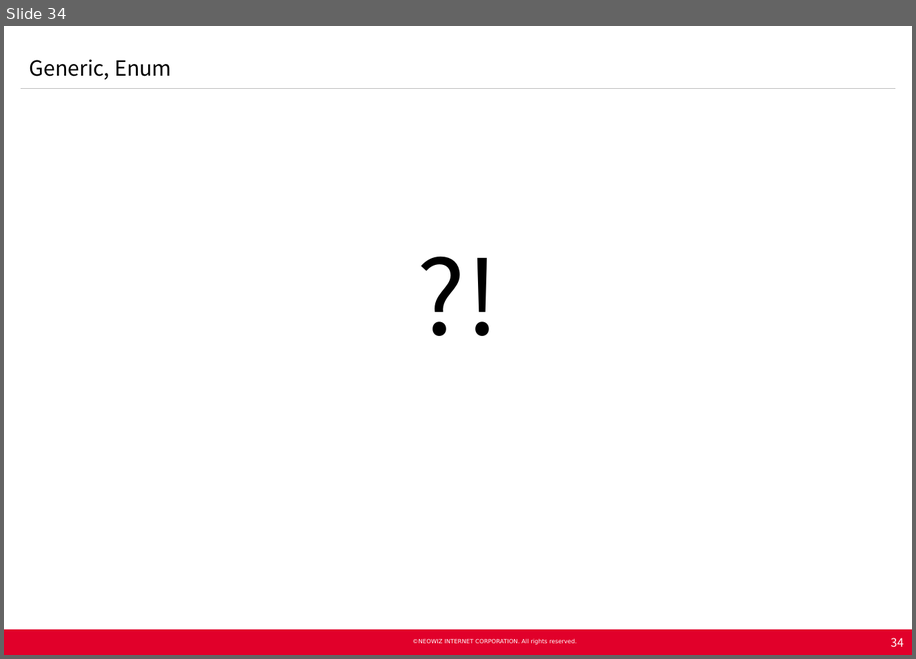
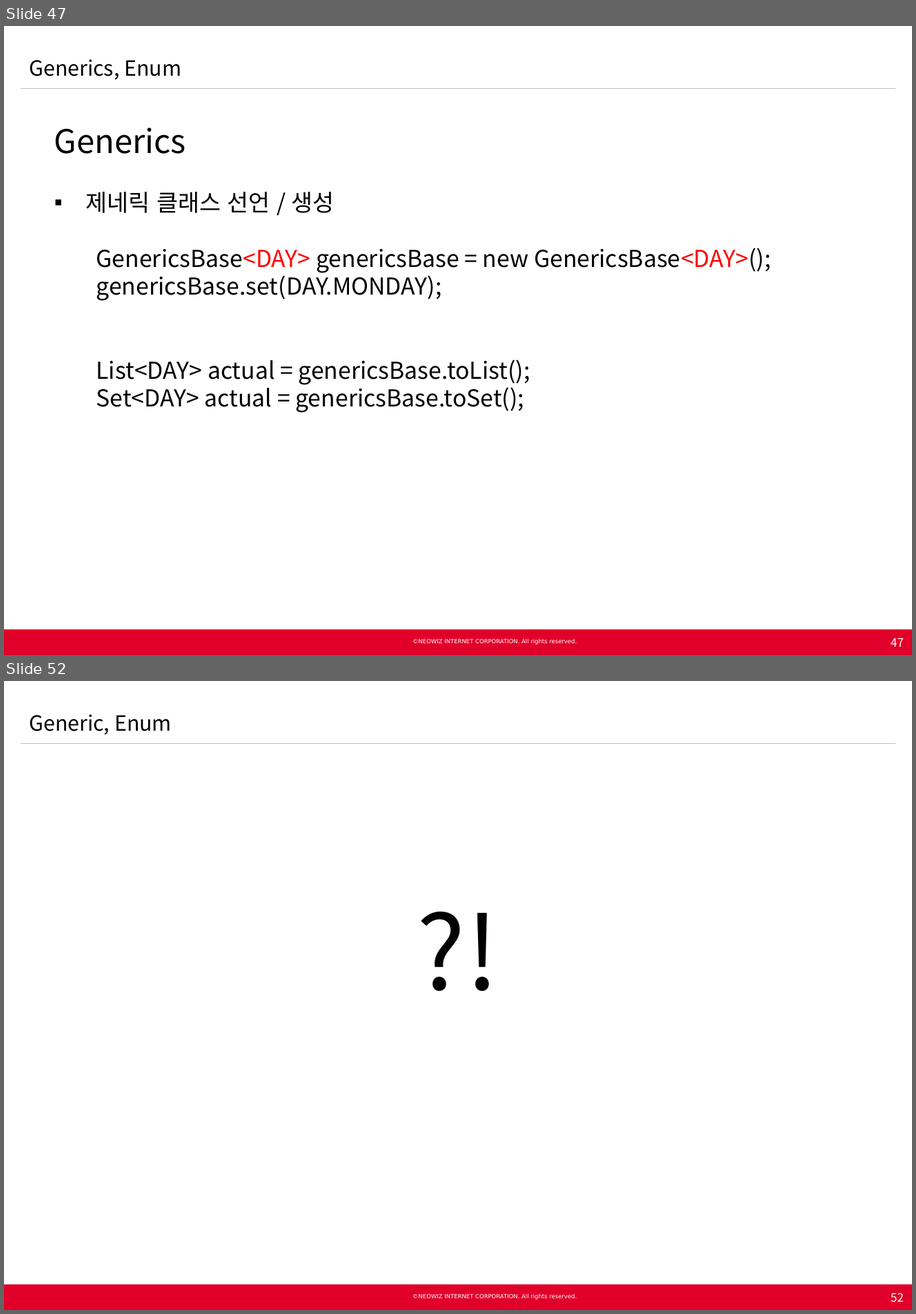
Before and after one commit to Neowizen/JavaStudy, a slide deck: Document/[2015.02.25] Java Study 2차 - Generics Enum.pptx. Shown one above the other, each under a label of ours: slide 34 before the commit, slides 47 and 52 after it; the slides between them are not shown. The pictures are 916x659 and 916x1314 pixels, drawn with LibreOffice and Linux fonts; fonts in the diff are those of the drawing; background and template pictures are left out. Boxes give left, top, right and bottom in pixels: in the first picture for what was removed or moved away, otherwise in the second. Text is boxed around its words. In the diff, an @@ line names an element or a change of style, - is before the commit and + after.

```diff
--- a/Document/[2015.02.25] Java Study 2차 - Generics Enum.pptx
+++ b/Document/[2015.02.25] Java Study 2차 - Generics Enum.pptx
@@ slide 47 added at (4, 26, 912, 655), background #FFFFFF; not listed: 5 template elements that a slide beside it also shows @@
@@ text added at (29, 59, 181, 80), 18 pt, text #000000 @@
+Generics, Enum
@@ text added at (54, 127, 771, 412), 20 pt, text #000000 @@
+  Generics
+  ▪ 제네릭 클래스 선언 / 생성
+    GenericsBase<DAY> genericsBase = new GenericsBase<DAY>();
+    genericsBase.set(DAY.MONDAY);
+    List<DAY> actual = genericsBase.toList();
+    Set<DAY> actual = genericsBase.toSet();
@@ page number added at (891, 637, 904, 646), 10 pt, text #FFFFFF @@
+47
@@ what was slide 34 is now slide 52 @@
@@ page number at (891, 1292, 904, 1302): text changed @@
-34
+52
```
Also in this commit, not shown: 29 slides changed, 18 other slides added, 1 slide removed.
